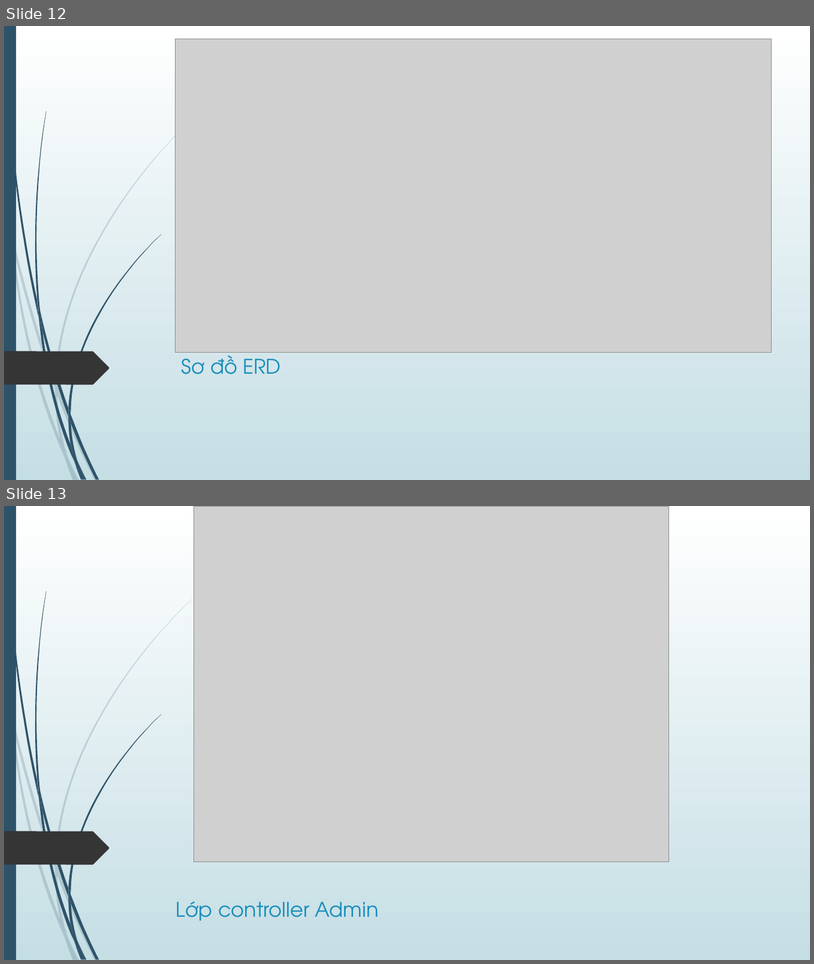
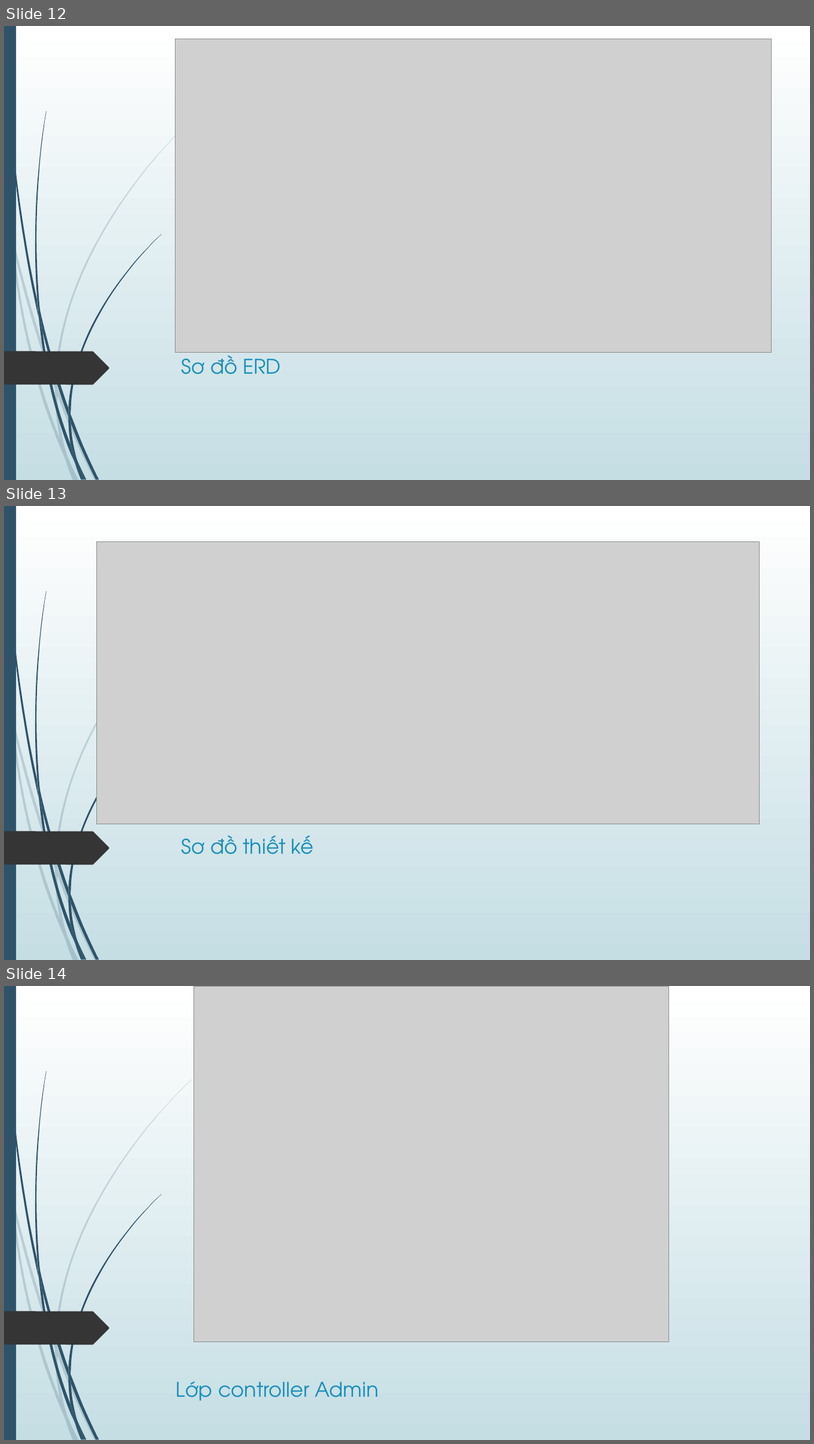
Before and after one commit to leminhphuoc/LaboreSpa, a slide deck: Slide.pptx. Shown one above the other, each under a label of ours: slides 12 and 13 before the commit, slides 12, 13 and 14 after it. The pictures are 814x964 and 814x1444 pixels, drawn with LibreOffice and Linux fonts; fonts in the diff are those of the drawing; grey boxes stand for pictures. Boxes give left, top, right and bottom in pixels: in the first picture for what was removed or moved away, otherwise in the second. Text is boxed around its words. In the diff, an @@ line names an element or a change of style, - is before the commit and + after.

```diff
--- a/Slide.pptx
+++ b/Slide.pptx
@@ slide 13 added at (x1=4, y1=506, x2=810, y2=960), background gradient #FFFFFF to #C5DEE5; not listed: 24 template elements that a slide beside it also shows @@
@@ picture added at (x1=96, y1=541, x2=759, y2=823) @@
@@ title added at (x1=181, y1=835, x2=314, y2=854), 24 pt, text #178DBB @@
+Sơ đồ thiết kế
@@ what was slide 13 is now slide 14 @@
```
Also in this commit, not shown: 3 other slides added, 2 other files.
